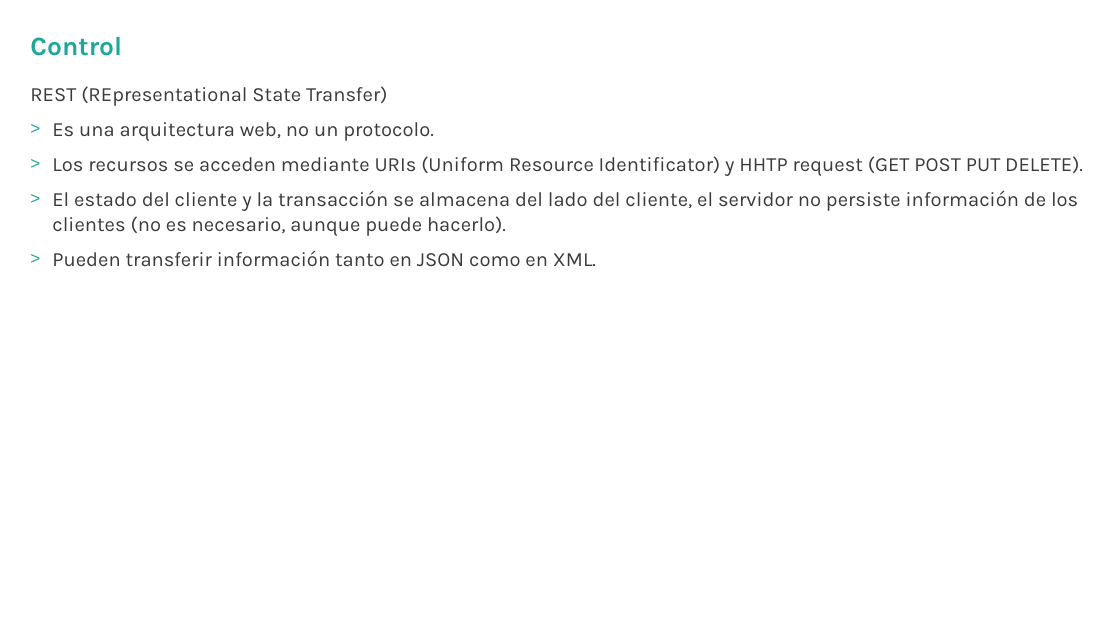
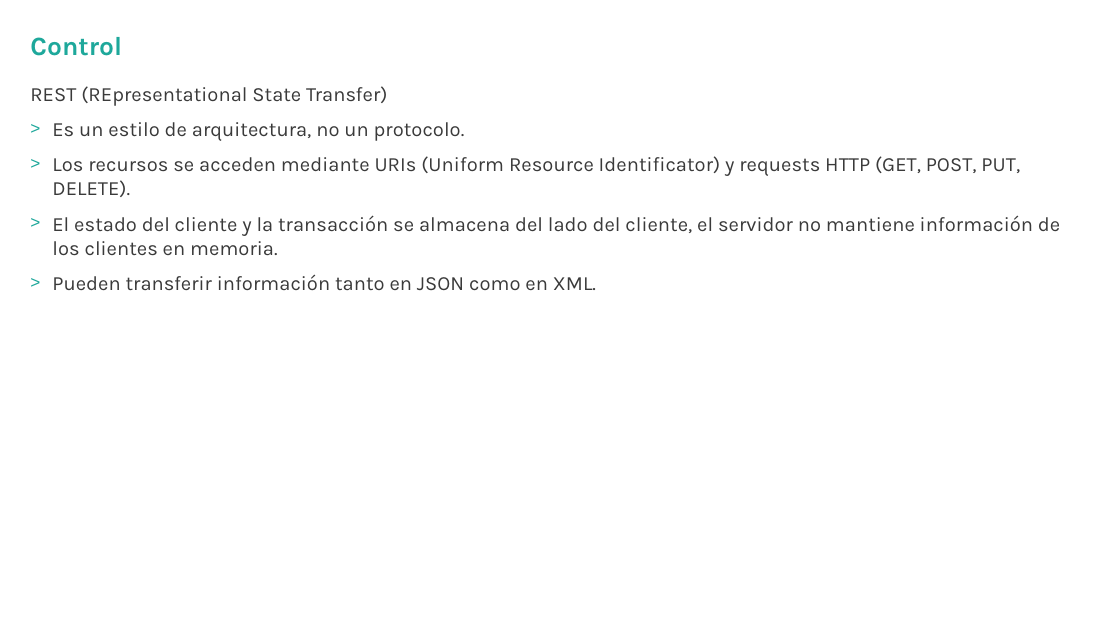
Before and after one commit to hexacta/HexactaLabs-Java, a slide deck: slide 6 of documentacion/HexactaLabs-ExplicacionApp.pptx. Drawn at 1120x630 pixels with LibreOffice and Linux fonts; fonts in the diff are those of the drawing; background and template pictures are left out. Boxes give left, top, right and bottom in pixels: in the first picture for what was removed or moved away, otherwise in the second. Text is boxed around its words. In the diff, an @@ line names an element or a change of style, - is before the commit and + after.

```diff
--- a/documentacion/HexactaLabs-ExplicacionApp.pptx
+++ b/documentacion/HexactaLabs-ExplicacionApp.pptx
@@ text at box(52, 122, 1060, 255): text changed @@
-> Es una arquitectura web, no un protocolo.
-> Los recursos se acceden mediante URIs (Uniform Resource Identificator) y HHTP request (GET POST PUT DELETE).
-> El estado del cliente y la transacción se almacena del lado del cliente, el servidor no persiste información de los clientes (no es necesario, aunque puede hacerlo).
+> Es un estilo de arquitectura, no un protocolo.
+> Los recursos se acceden mediante URIs (Uniform Resource Identificator) y requests HTTP (GET, POST, PUT, DELETE).
+> El estado del cliente y la transacción se almacena del lado del cliente, el servidor no mantiene información de los clientes en memoria.
```
Also in this commit, not shown: 4 other slides changed.
